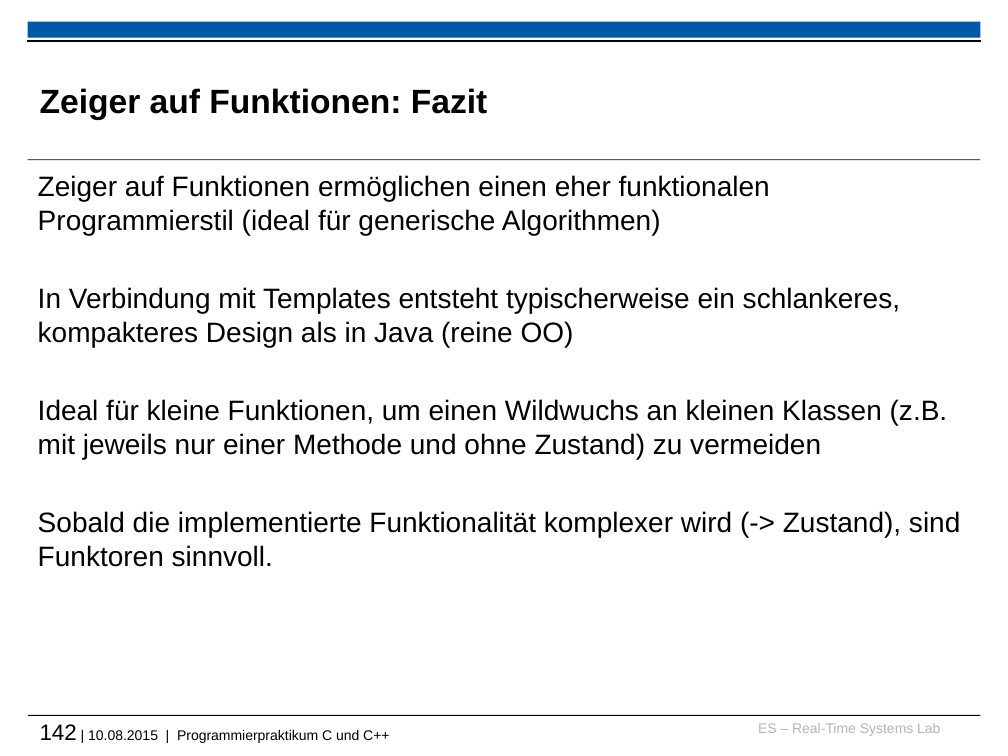
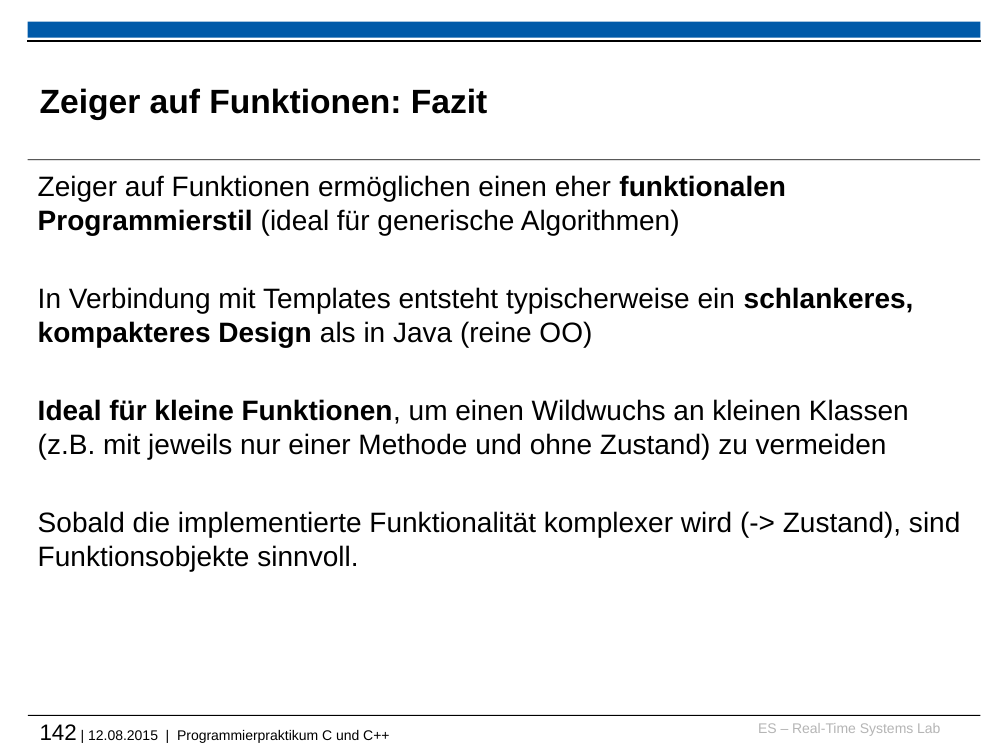
Before and after one commit to h82k/tud-cppp, a slide deck: slide 142 of vorlesung/cppp_lecture.pptx. Drawn at 1008x756 pixels with LibreOffice and Linux fonts; fonts in the diff are those of the drawing; background and template pictures are left out. Boxes give left, top, right and bottom in pixels: in the first picture for what was removed or moved away, otherwise in the second. Text is boxed around its words. In the diff, an @@ line names an element or a change of style, - is before the commit and + after.

```diff
--- a/vorlesung/cppp_lecture.pptx
+++ b/vorlesung/cppp_lecture.pptx
@@ text at (x1=38, y1=175, x2=914, y2=459): bold on in "funktionalen Programmierstil", "schlankeres, kompakteres Design", "Ideal für kleine Funktionen," @@
@@ text at (x1=38, y1=511, x2=960, y2=571): text changed @@
-Sobald die implementierte Funktionalität komplexer wird (-> Zustand), sind Funktoren sinnvoll.
+Sobald die implementierte Funktionalität komplexer wird (-> Zustand), sind Funktionsobjekte sinnvoll.
@@ text at (x1=40, y1=724, x2=389, y2=743): text changed @@
-142 | 10.08.2015 | Programmierpraktikum C und C++
+142 | 12.08.2015 | Programmierpraktikum C und C++
```
Also in this commit, not shown: 33 other slides changed, 3 other files.
